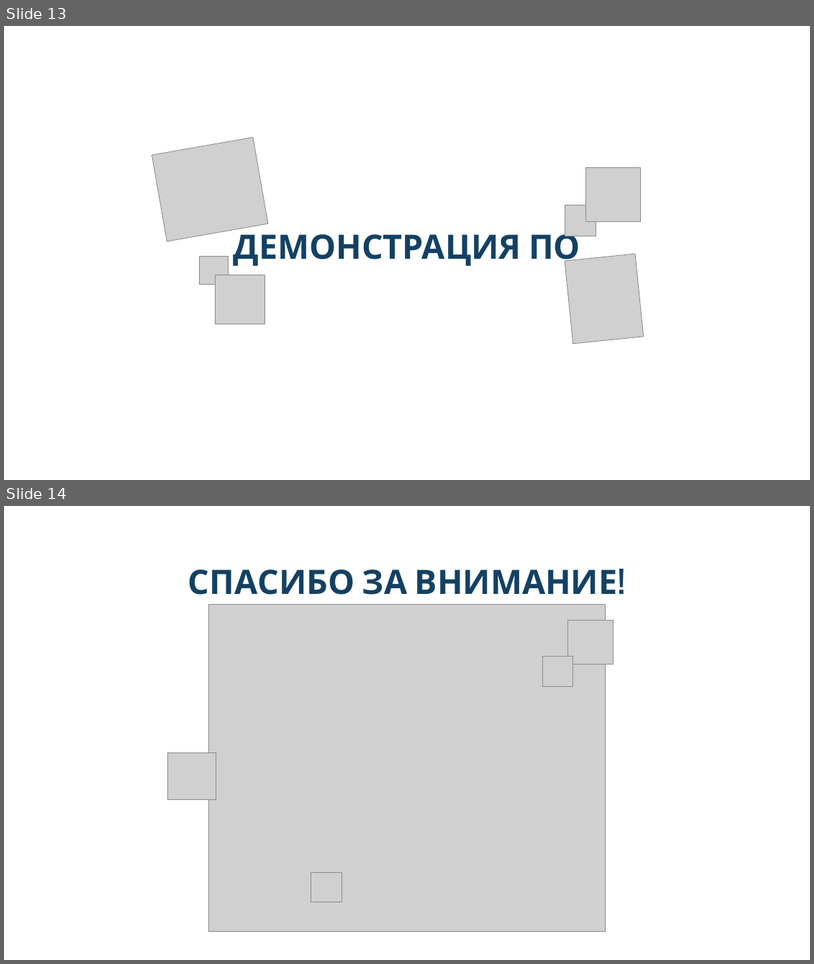
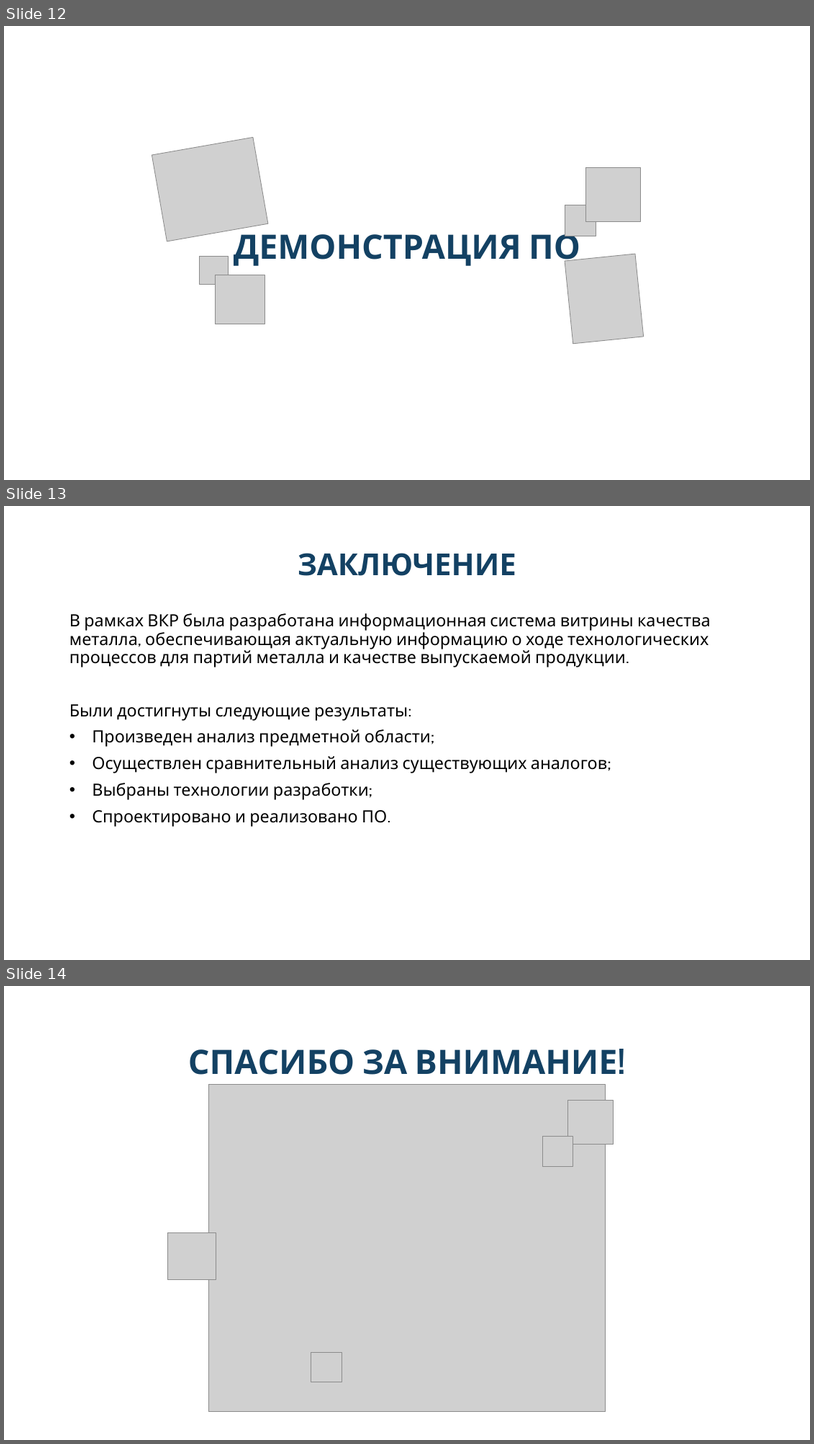
Before and after one commit to koshachya-myatka/vkr, a slide deck: Документы/Защита_Парамонова_АС.pptx. Shown one above the other, each under a label of ours: slides 13 and 14 before the commit, slides 12, 13 and 14 after it. The pictures are 814x964 and 814x1444 pixels, drawn with LibreOffice and Linux fonts; fonts in the diff are those of the drawing; grey boxes stand for pictures. Boxes give left, top, right and bottom in pixels: in the first picture for what was removed or moved away, otherwise in the second. Text is boxed around its words. In the diff, an @@ line names an element or a change of style, - is before the commit and + after.

```diff
--- a/Документы/Защита_Парамонова_АС.pptx
+++ b/Документы/Защита_Парамонова_АС.pptx
@@ slide 13 added at box(4, 506, 810, 960), background #FFFFFF @@
@@ title added at box(298, 553, 517, 576), 36 pt, text #134163, bold @@
+ЗАКЛЮЧЕНИЕ
@@ subtitle added at box(70, 613, 711, 826), 20 pt, text #000000 @@
+В рамках ВКР была разработана информационная система витрины качества металла, обеспечивающая актуальную информацию о ходе технологических процессов для партий металла и качестве выпускаемой продукции.
+Были достигнуты следующие результаты:
+• Произведен анализ предметной области;
+• Осуществлен сравнительный анализ существующих аналогов;
+• Выбраны технологии разработки;
+• Спроектировано и реализовано ПО.
@@ what was slide 13 is now slide 12 @@
```
Also in this commit, not shown: 1 slide removed, 3 other files.
